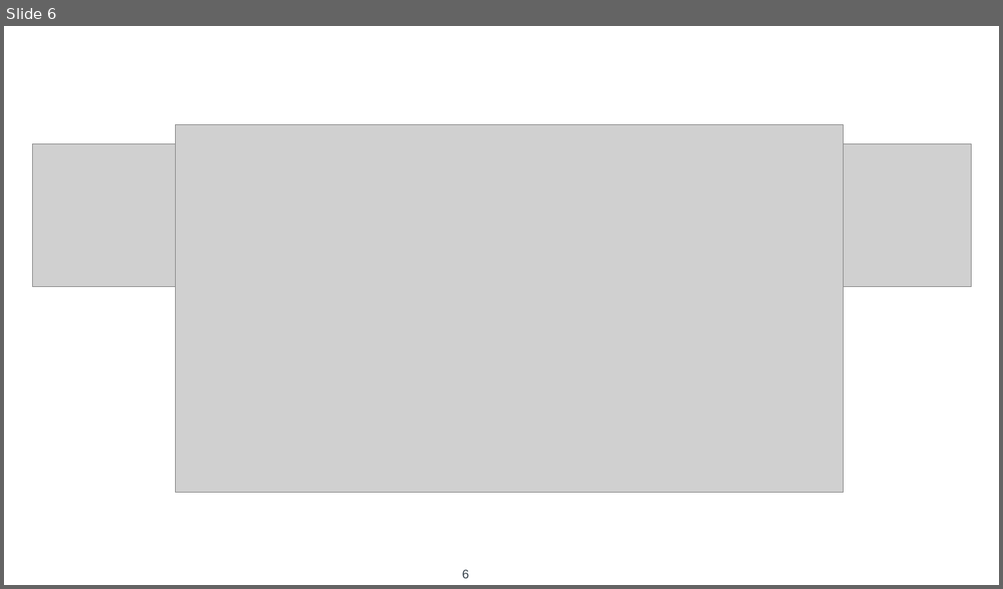
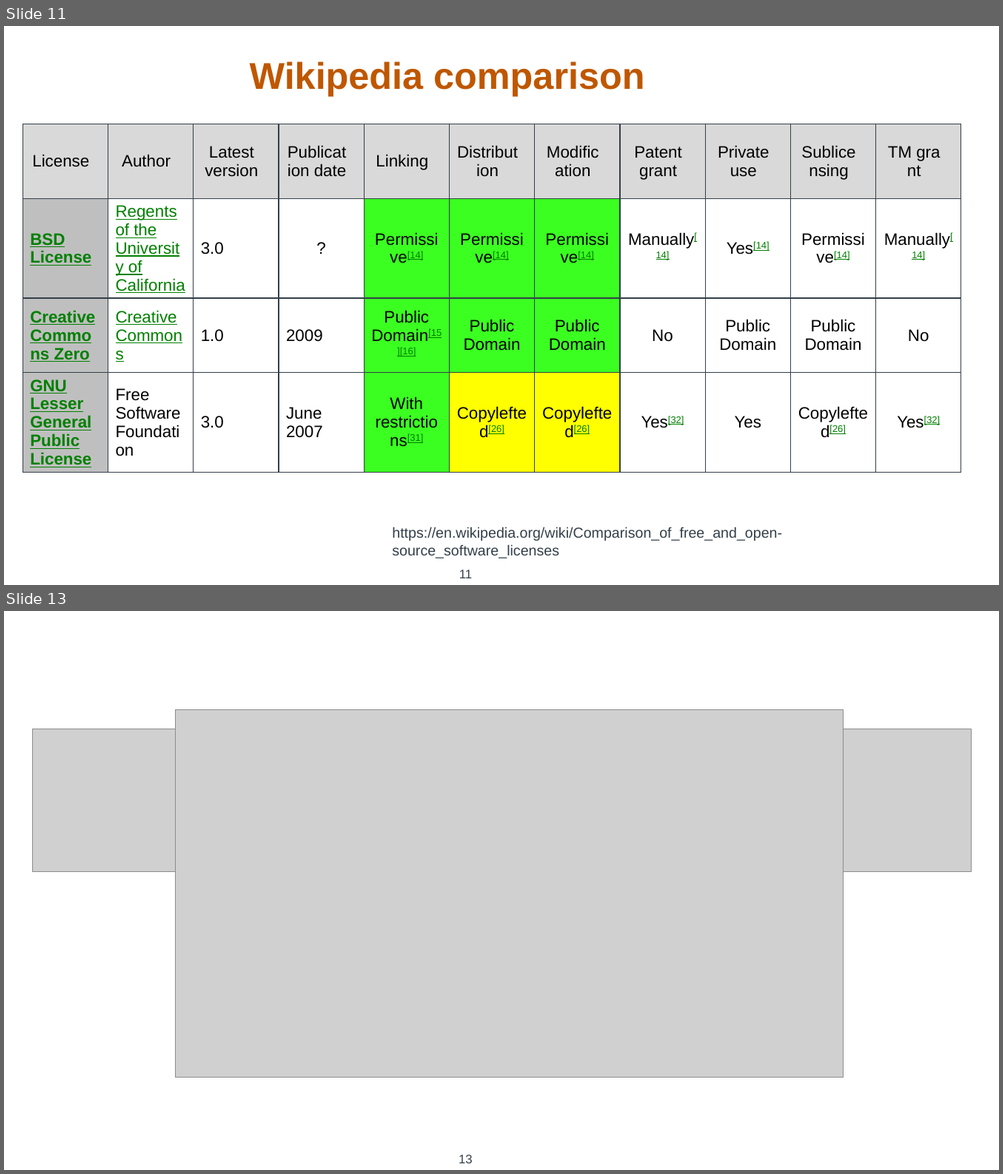
Before and after one commit to rebpoli/Doutorado, a slide deck: Research/PAPER/2024-05 - Proposal - Draft/2024-05-28 - Proposal Draft.pptx. Shown one above the other, each under a label of ours: slide 6 before the commit, slides 11 and 13 after it; the slides between them are not shown. The pictures are 1003x589 and 1003x1174 pixels, drawn with LibreOffice and Linux fonts; fonts in the diff are those of the drawing; grey boxes stand for pictures; background and template pictures are left out. Boxes give left, top, right and bottom in pixels: in the first picture for what was removed or moved away, otherwise in the second. Text is boxed around its words. In the diff, an @@ line names an element or a change of style, - is before the commit and + after.

```diff
--- a/Research/PAPER/2024-05 - Proposal - Draft/2024-05-28 - Proposal Draft.pptx
+++ b/Research/PAPER/2024-05 - Proposal - Draft/2024-05-28 - Proposal Draft.pptx
@@ slide 11 added at box(4, 26, 999, 585), background #FFFFFF; not listed: 1 template element that a slide beside it also shows @@
@@ title added at box(250, 62, 644, 96), 36 pt, text #BF5700, bold @@
+Wikipedia comparison
@@ table added at box(22, 124, 959, 488), 4 rows, 11 columns @@
+License | Author | Latest version | Publication date | Linking | Distribution | Modification | Patent grant | Private use | Sublicensing | TM grant
+BSD License | Regents of the University of California | 3.0 | ? | Permissive[14] | Permissive[14] | Permissive[14] | Manually[14] | Yes[14] | Permissive[14] | Manually[14]
+Creative Commons Zero | Creative Commons | 1.0 | 2009 | Public Domain[15][16] | Public Domain | Public Domain | No | Public Domain | Public Domain | No
+GNU Lesser General Public License | Free Software Foundation | 3.0 | June 2007 | With restrictions[31] | Copylefted[26] | Copylefted[26] | Yes[32] | Yes | Copylefted[26] | Yes[32]
@@ text added at box(392, 527, 782, 559), 14 pt, text #333F48 @@
+https://en.wikipedia.org/wiki/Comparison_of_free_and_open-source_software_licenses
@@ what was slide 6 is now slide 13 @@
@@ page number at box(458, 1155, 472, 1164): text changed @@
-6
+13
```
Also in this commit, not shown: 3 slides changed, 7 other slides added, 1 slide removed.
